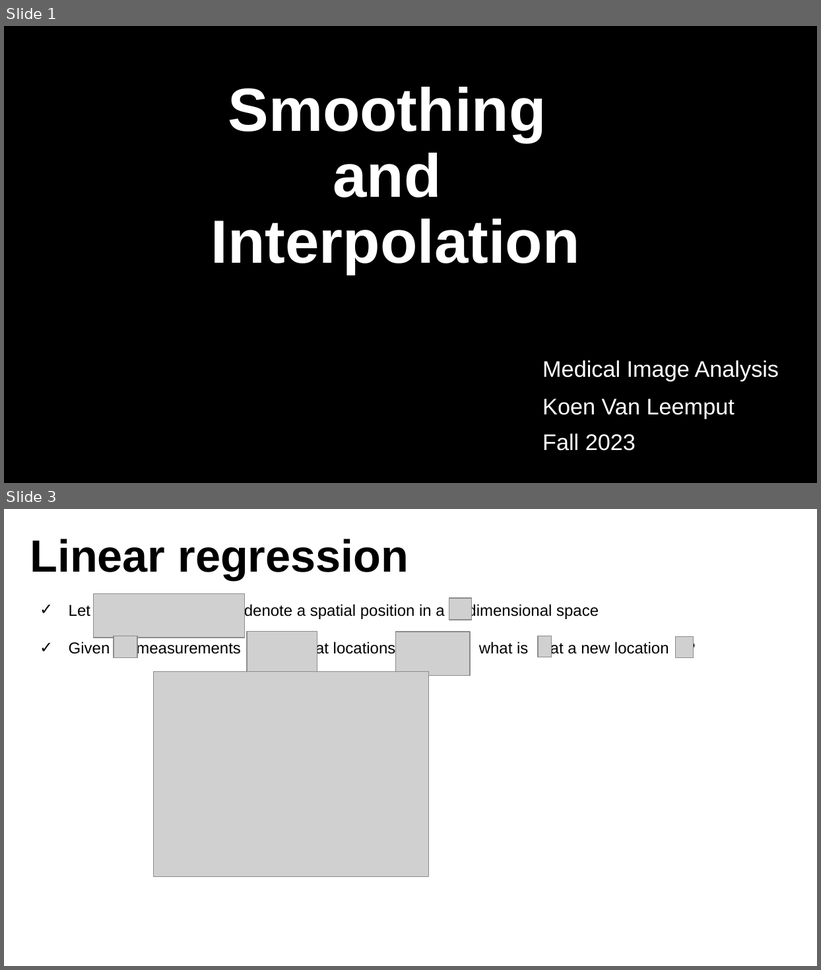
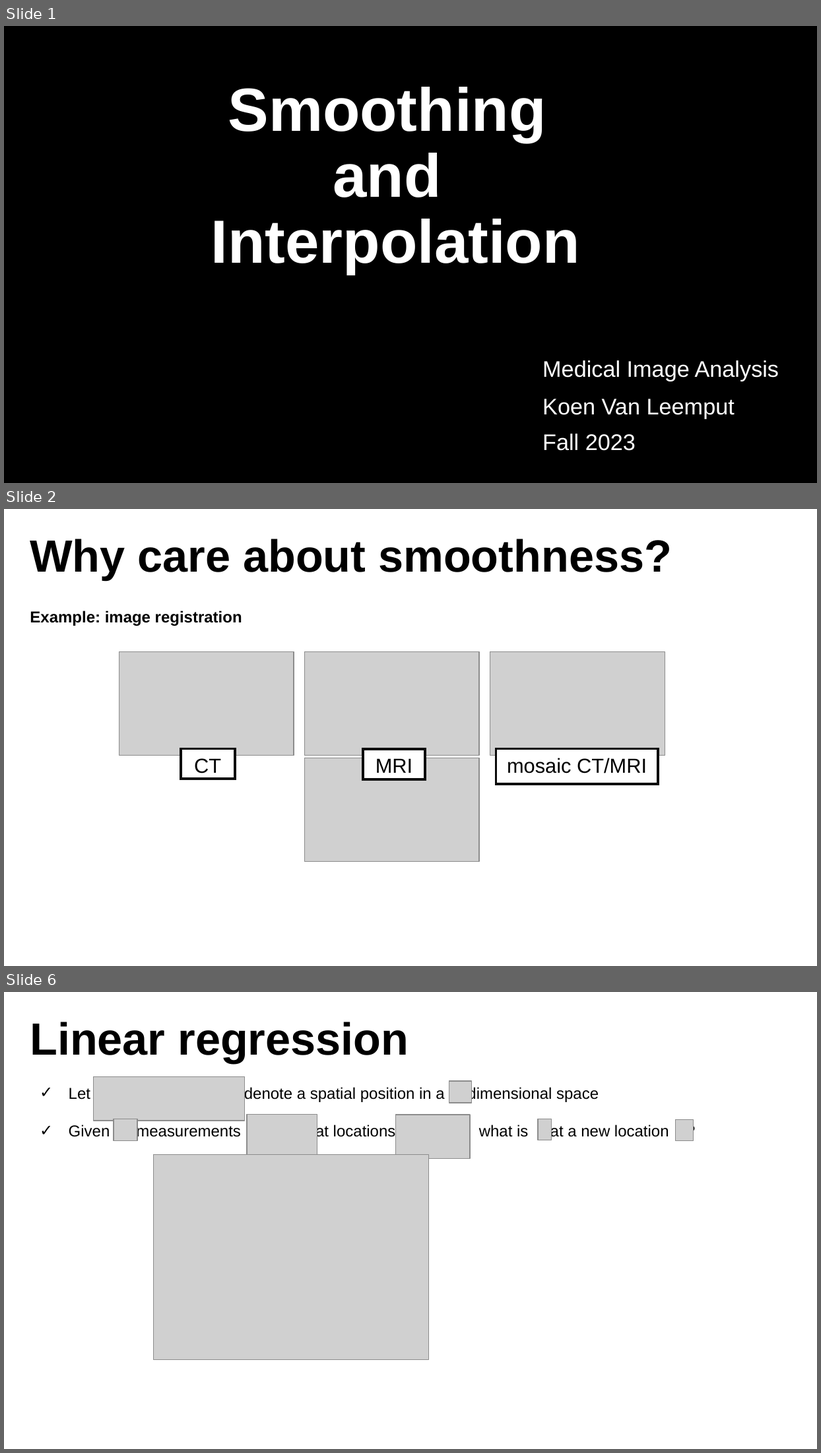
Before and after one commit to oulap/MIA, a slide deck: lecture_slides/lecture_smoothingAndInterpolation/lecture_smoothingAndInterpolation.odp. Shown one above the other, each under a label of ours: slides 1 and 3 before the commit, slides 1, 2 and 6 after it; the slides between them are not shown. The pictures are 821x970 and 821x1453 pixels, drawn with LibreOffice and Linux fonts; fonts in the diff are those of the drawing; grey boxes stand for pictures; background and template pictures are left out. Boxes give left, top, right and bottom in pixels: in the first picture for what was removed or moved away, otherwise in the second. Text is boxed around its words. In the diff, an @@ line names an element or a change of style, - is before the commit and + after.

```diff
--- a/lecture_slides/lecture_smoothingAndInterpolation/lecture_smoothingAndInterpolation.odp
+++ b/lecture_slides/lecture_smoothingAndInterpolation/lecture_smoothingAndInterpolation.odp
@@ slide 2 added at bbox=[4, 509, 817, 966], background #FFFFFF @@
@@ text added at bbox=[30, 539, 672, 580], 40 pt, text #000000, bold @@
+Why care about smoothness?
@@ text added at bbox=[30, 611, 242, 626], 14 pt, text #000000, bold @@
+Example: image registration
@@ picture added at bbox=[119, 652, 294, 755] @@
@@ picture added at bbox=[305, 652, 480, 755] @@
@@ picture added at bbox=[490, 652, 665, 755] @@
@@ rectangle added at bbox=[180, 749, 235, 779], fill #FFFFFF, outline #0C0C0C 2.24 pt, 18 pt, text #000000 @@
+CT
@@ picture added at bbox=[305, 758, 480, 862] @@
@@ rectangle added at bbox=[362, 749, 425, 780], fill #FFFFFF, outline #0C0C0C 2.24 pt, 18 pt, text #000000 @@
+MRI
@@ rectangle added at bbox=[496, 749, 658, 785], fill #FFFFFF, outline #0C0C0C 2.24 pt, 18 pt, text #000000 @@
+mosaic CT/MRI
@@ what was slide 3 is now slide 6 @@
```
Also in this commit, not shown: 3 other slides added, 1 slide removed, 1 other file.
